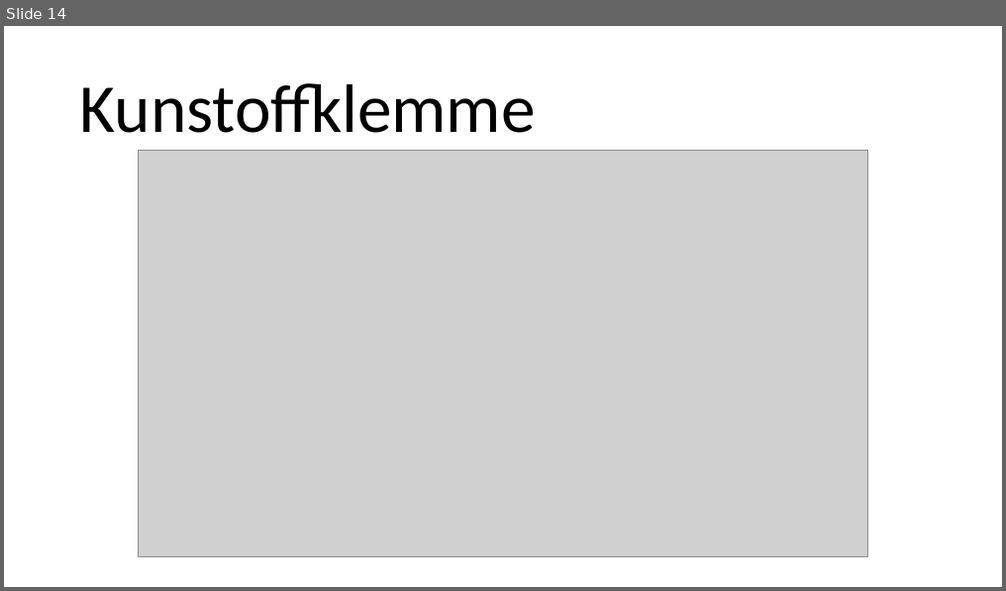
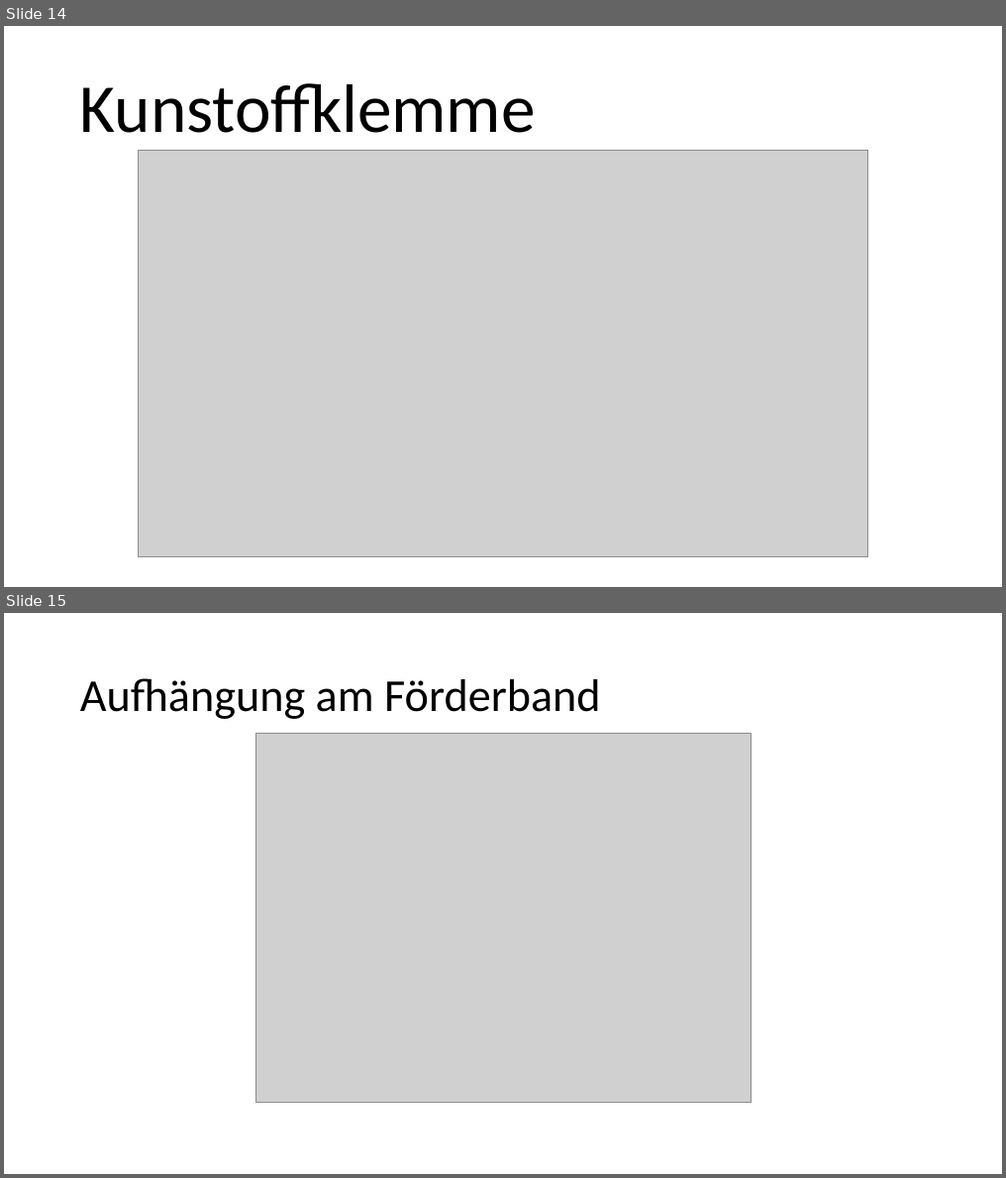
Before and after one commit to Katzenfuetterungsanlage/fuettr_prototype, a slide deck: Diplomarbeit/Powerpoint/Pichler.odp. Shown one above the other, each under a label of ours: slide 14 before the commit, slides 14 and 15 after it. The pictures are 1006x591 and 1006x1178 pixels, drawn with LibreOffice and Linux fonts; fonts in the diff are those of the drawing; grey boxes stand for pictures. Boxes give left, top, right and bottom in pixels: in the first picture for what was removed or moved away, otherwise in the second. Text is boxed around its words. In the diff, an @@ line names an element or a change of style, - is before the commit and + after.

```diff
--- a/Diplomarbeit/Powerpoint/Pichler.odp
+++ b/Diplomarbeit/Powerpoint/Pichler.odp
@@ slide 15 added at (4,613,1002,1174), background #FFFFFF @@
@@ title added at (80,678,601,719), 44 pt, text #000000 @@
+Aufhängung am Förderband
@@ picture added at (255,733,750,1103) @@
```
Also in this commit, not shown: 2 other files.
